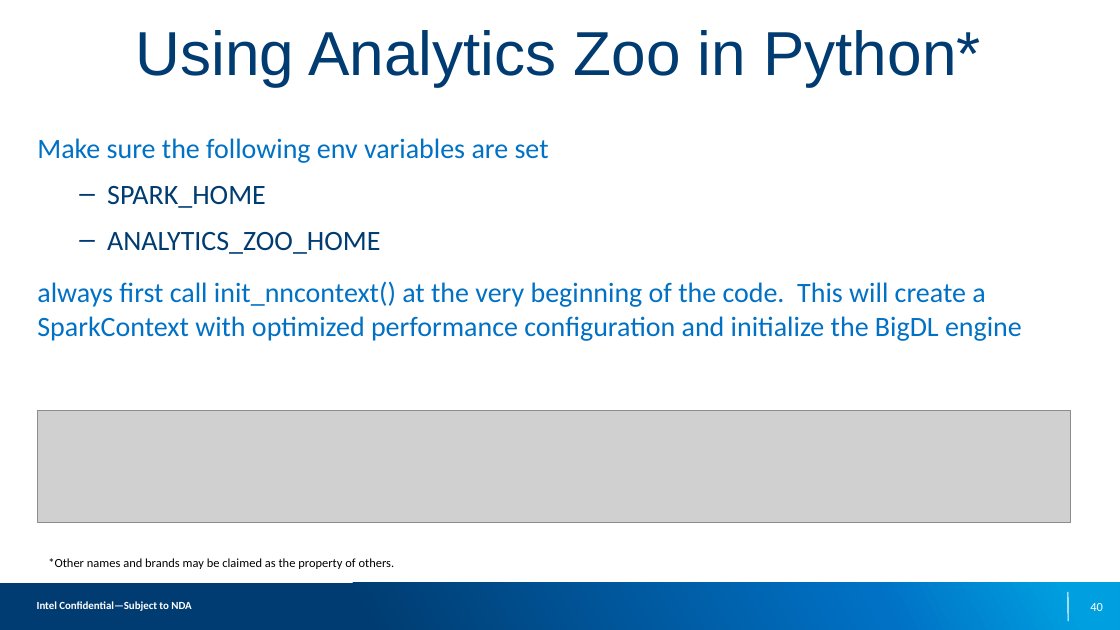
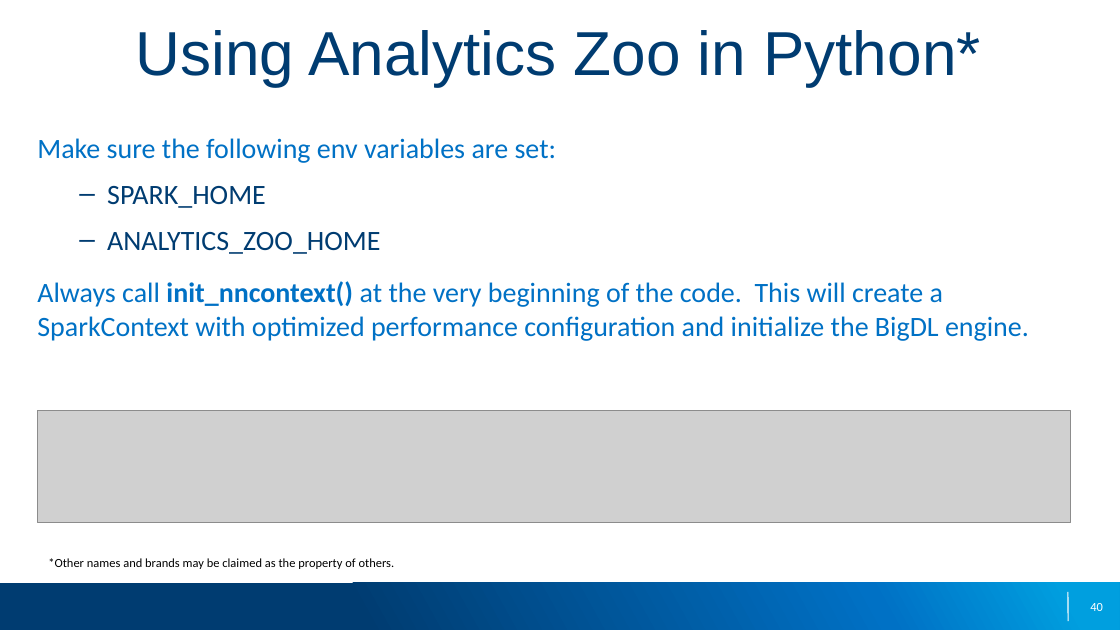
Before and after one commit to elephantscale/intel-analytics-zoo-tutorials, a slide deck: slide 40 of slides/1-Analytics-Zoo-Overview.pptx. Drawn at 1120x630 pixels with LibreOffice and Linux fonts; fonts in the diff are those of the drawing; grey boxes stand for pictures; background and template pictures are left out. Boxes give left, top, right and bottom in pixels: in the first picture for what was removed or moved away, otherwise in the second. Text is boxed around its words. In the diff, an @@ line names an element or a change of style, - is before the commit and + after.

Commit message:
fix overview slides [2]
- incorporated Intel feedback
- taken care of of copyright signs

```diff
--- a/slides/1-Analytics-Zoo-Overview.pptx
+++ b/slides/1-Analytics-Zoo-Overview.pptx
@@ text at box(37, 138, 557, 163): text changed @@
-Make sure the following env variables are set
+Make sure the following env variables are set:
@@ text at box(37, 281, 1029, 341): text changed @@
-always first call init_nncontext() at the very beginning of the code. This will create a SparkContext with optimized performance configuration and initialize the BigDL engine
+Always call init_nncontext() at the very beginning of the code. This will create a SparkContext with optimized performance configuration and initialize the BigDL engine.
@@ text removed at box(37, 601, 191, 611) @@
-Intel Confidential—Subject to NDA
```
Also in this commit, not shown: 40 other slides changed, 1 slide added, 1 slide removed.
